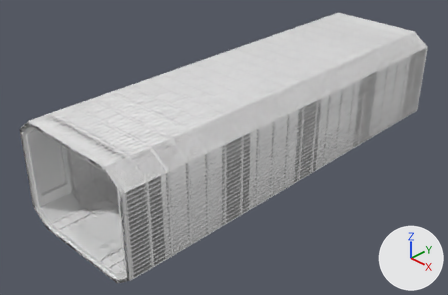
What one commit did to the Blender file assets/ship.blend.
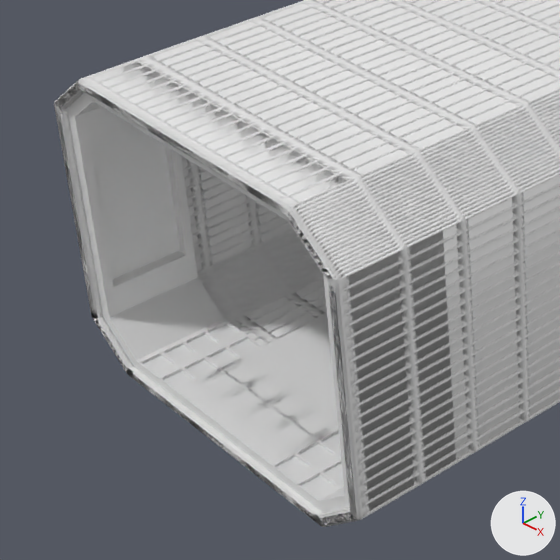
Old and new are each drawn whole from a 50 mm camera at (21.5, -24.0, 15.7) aimed at (-0.6, -1.7, -1.5) and again close up on the part from 0% to 45% of the width and 31% to 100% of the height. Lighting does not change. The marker at lower right points along +X, +Y and +Z.

Objects in the first close-up: 'Floor', 'Grate', 'WallSegments', 'Walls'.
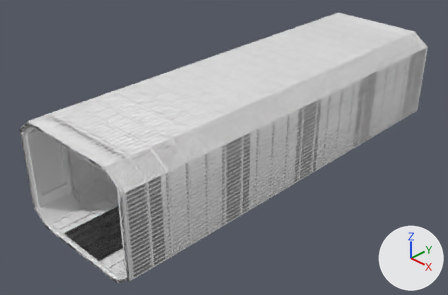
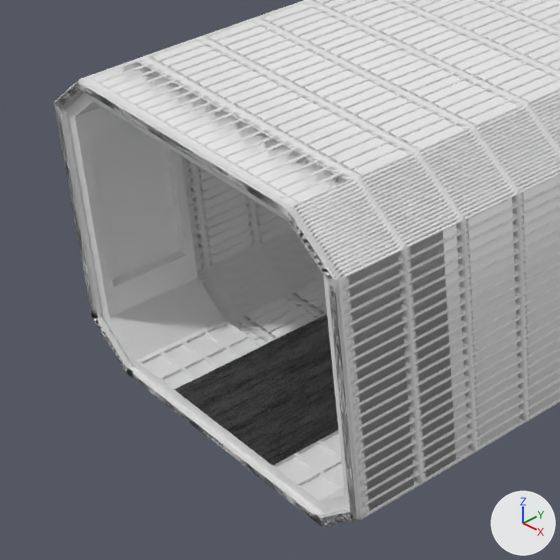
Pixel boxes (x1, y1, x2, y2) of what changed, in the close-ups (560 x 560 px):
'Floor', recoloured, moved (grey to black)
    before: (175, 315, 338, 466)
    after: (174, 314, 338, 465)

What changed in the scene script:
```text
Add mat_dirtymetal:
    mat_dirtymetal = bpy.data.materials.new('DIrtyMetal')
    # nodes: BsdfPrincipled, OutputMaterial, TexCoord, TexNoise, ValToRGB
    # colours: black #403b39, grey #999999
Change me_plane:
    where me_plane.from_pydata(...)  # 4 vertices, 1 face; spans x -1.0..1.0, y -1.0..1.0, z -0.65
    add me_plane.materials.append(mat_dirtymetal)
Change ob_floor:
    ob_floor.location: (0.0, 0.0, -2.0) -> (0.0, 0.0, -1.99)
```
